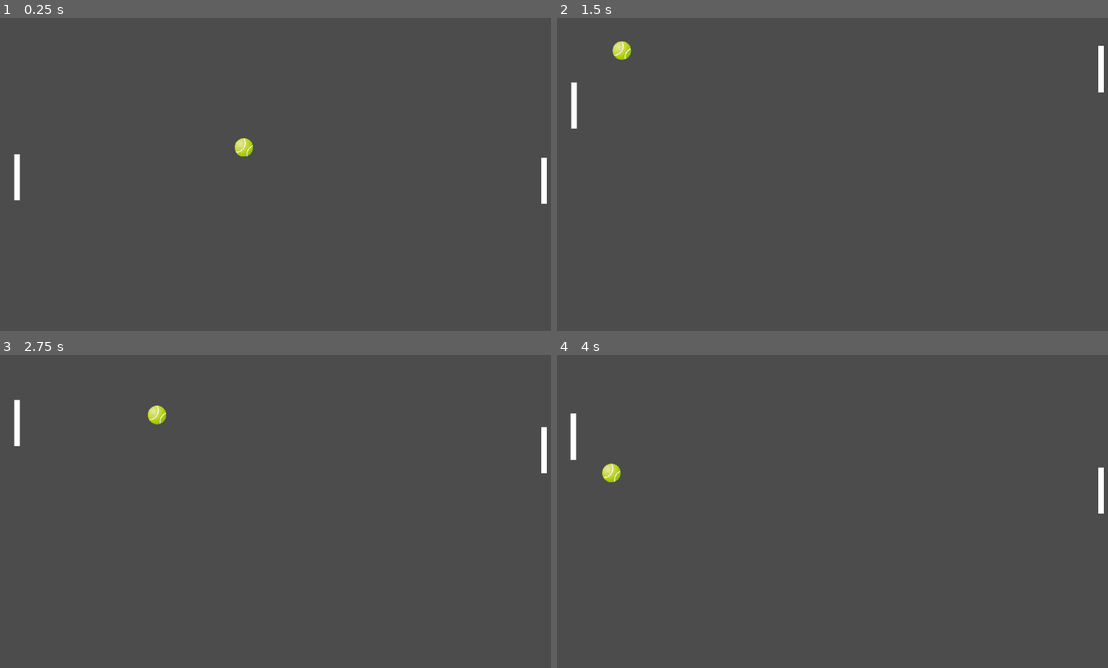
Above: before the commit, frames 1-4 (two rows, left to right).
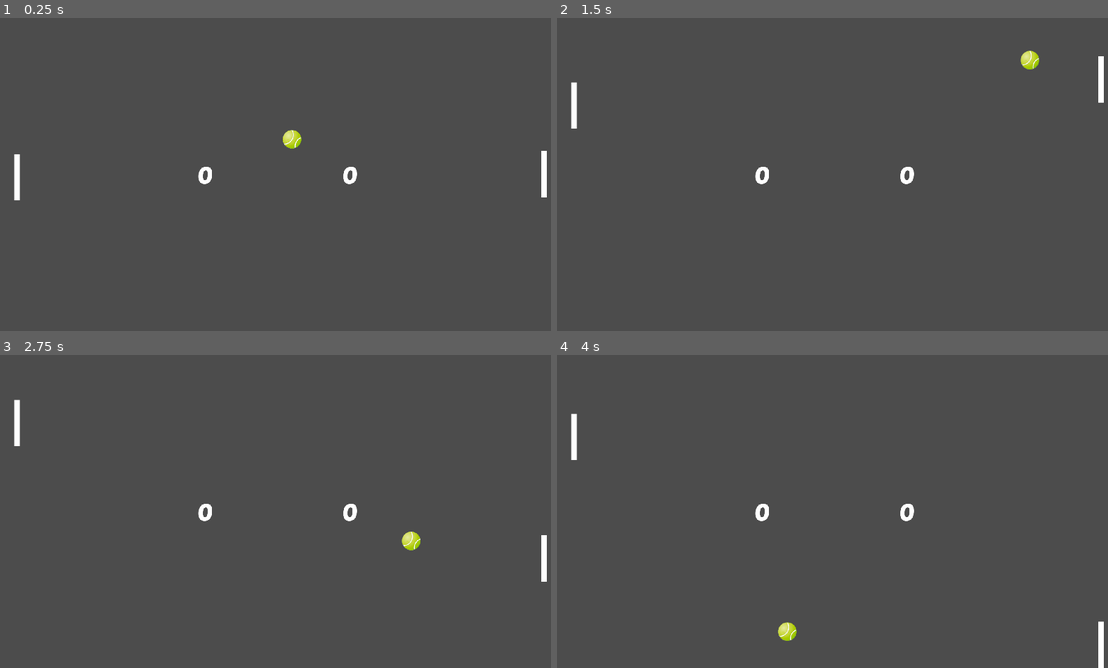
Above: after the commit, the same moments.

Repository: danielmiranda0099/godot_plz_pong
Game: Godot game, scene res://Level.tscn
The game is run twice, just before and just after one commit, with the same random seed, the same clock (stepped at 60 frames per second) and the same inputs.
Inputs:
- Up to frame 1 (0.25 s): no input
- Up to frame 2 (1.5 s): hold Up (ui_up) 0.53-1.28 s; hold Down (ui_down) from 1.28 s (still down)
- Up to frame 3 (2.75 s): release Down (ui_down) at 2.03 s; hold Up (ui_up) from 2.03 s (still down)
- Up to frame 4 (4 s): release Up (ui_up) at 3.53 s; hold Down (ui_down) from 3.53 s (still down)

The runs differ from the first frame. In frame 1, 0.6% of the frame differs, in the area x 35-100%, y 35-60%; in frame 2, 0.6%; in frame 3, 0.8%; in frame 4, 0.9%, in the area x 2-100%, y 18-100%.

Commit message:
[ADD] Filter Collision layers with class_name

Diff:
--- a/Ball.gd
+++ b/Ball.gd
@@ -1,4 +1,5 @@
 extends KinematicBody2D
+class_name Ball
 
 var speed = 0
 var direction = Vector2.ZERO
--- a/Level.gd
+++ b/Level.gd
@@ -1,5 +1,11 @@
 extends Node2D
 
+var playerScore = 0
+var enemyScore = 0
+
+func _process(_delta):
+	$"Marcador Player".text = str(playerScore)
+	$"Marcador Enemy".text = str(enemyScore)
 
 func _ready():
 	pass
@@ -12,9 +18,13 @@
 
 	$Ball.reset_ball()
 
-func _on_Arco_Player_body_entered(_body):
-	_restart_game()
+func _on_Arco_Player_body_entered(body):
+	if body is Ball:
+		enemyScore += 1
+		_restart_game()
 
 
-func _on_Arco_Enemy_body_entered(_body):
-	_restart_game()
+func _on_Arco_Enemy_body_entered(body):
+	if body is Ball:
+		playerScore += 1
+		_restart_game()
--- a/Level.tscn
+++ b/Level.tscn
@@ -1,15 +1,20 @@
-[gd_scene load_steps=7 format=2]
+[gd_scene load_steps=9 format=2]
 
 [ext_resource path="res://Player.tscn" type="PackedScene" id=1]
 [ext_resource path="res://Ball.tscn" type="PackedScene" id=2]
 [ext_resource path="res://Enemy.gd" type="Script" id=3]
 [ext_resource path="res://Level.gd" type="Script" id=4]
+[ext_resource path="res://Fonts/PoetsenOne-Regular.ttf" type="DynamicFontData" id=5]
 
 [sub_resource type="RectangleShape2D" id=1]
 extents = Vector2( 960, 10 )
 
 [sub_resource type="RectangleShape2D" id=2]
 extents = Vector2( 10, 540 )
+
+[sub_resource type="DynamicFont" id=3]
+size = 82
+font_data = ExtResource( 5 )
 
 [node name="Level" type="Node2D"]
 position = Vector2( -1, 0 )
@@ -48,5 +53,31 @@
 
 [node name="Ball" parent="." instance=ExtResource( 2 )]
 position = Vector2( 884.77, 518.495 )
+
+[node name="Marcador Player" type="Label" parent="."]
+anchor_right = 0.366
+margin_left = -250.0
+margin_right = 1670.0
+margin_bottom = 1080.0
+custom_fonts/font = SubResource( 3 )
+text = "Player"
+align = 1
+valign = 1
+__meta__ = {
+"_edit_use_anchors_": false
+}
+
+[node name="Marcador Enemy" type="Label" parent="."]
+anchor_right = 0.366
+margin_left = 250.0
+margin_right = 2170.0
+margin_bottom = 1080.0
+custom_fonts/font = SubResource( 3 )
+text = "Enemy"
+align = 1
+valign = 1
+__meta__ = {
+"_edit_use_anchors_": false
+}
 [connection signal="body_entered" from="Arco Player" to="." method="_on_Arco_Player_body_entered"]
 [connection signal="body_entered" from="Arco Enemy" to="." method="_on_Arco_Enemy_body_entered"]
--- a/project.godot
+++ b/project.godot
@@ -8,9 +8,14 @@
 
 config_version=4
 
-_global_script_classes=[  ]
+_global_script_classes=[ {
+"base": "KinematicBody2D",
+"class": "Ball",
+"language": "GDScript",
+"path": "res://Ball.gd"
+} ]
 _global_script_class_icons={
-
+"Ball": ""
 }
 
 [application]
Binary file added: Fonts/PoetsenOne-Regular.ttf
